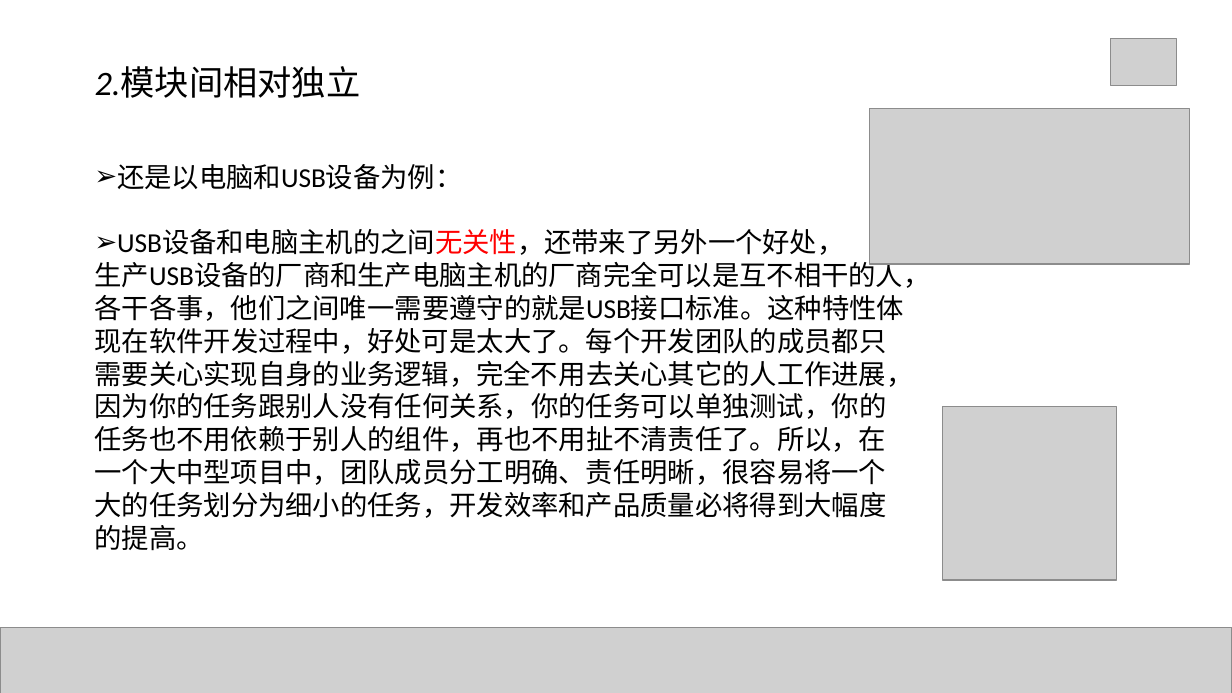
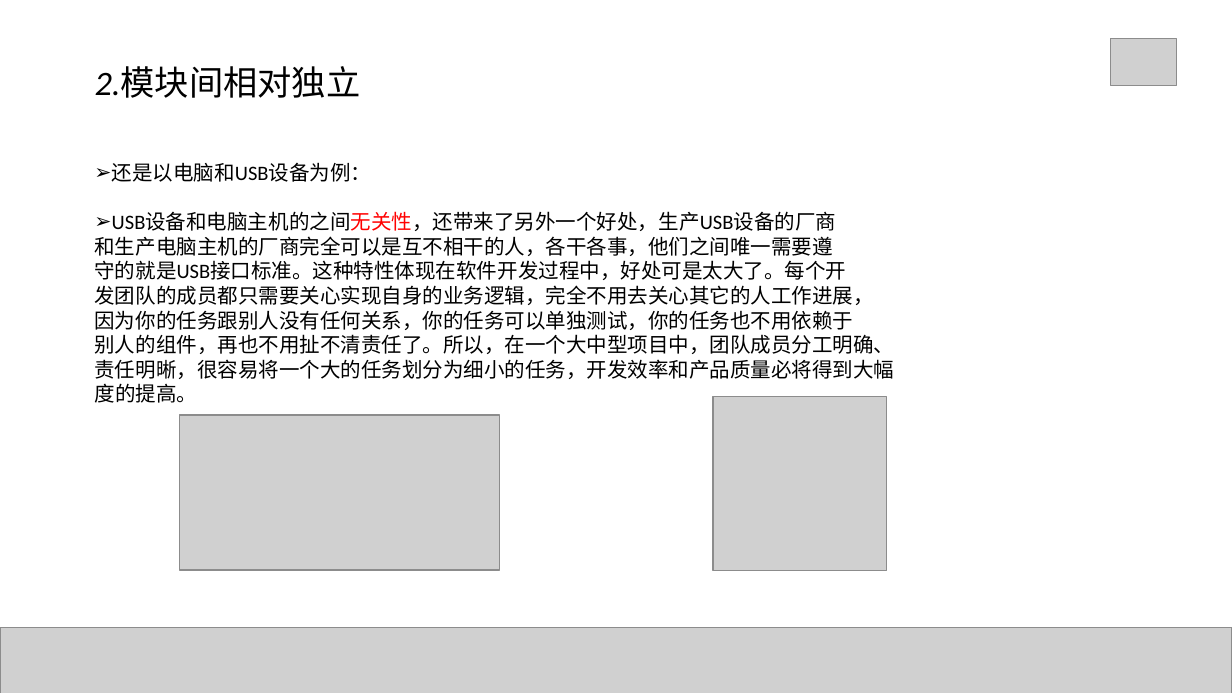
Before and after one commit to Mrchensama/DependenceInjection, a slide deck: slide 10 of 陈胡-依赖注入.pptx. Drawn at 1232x693 pixels with LibreOffice and Linux fonts; fonts in the diff are those of the drawing; grey boxes stand for pictures. Boxes give left, top, right and bottom in pixels: in the first picture for what was removed or moved away, otherwise in the second. Text is boxed around its words. In the diff, an @@ line names an element or a change of style, - is before the commit and + after.

```diff
--- a/陈胡-依赖注入.pptx
+++ b/陈胡-依赖注入.pptx
@@ text at bbox=[112, 162, 372, 182]: size 16 to 12 pt in "还是以电脑和USB设备为例：" @@
@@ text at bbox=[94, 212, 894, 403]: text changed; size 16 to 12 pt @@
-➢ USB设备和电脑主机的之间无关性，还带来了另外一个好处，
-生产USB设备的厂商和生产电脑主机的厂商完全可以是互不相干的人，各干各事，他们之间唯一需要遵守的就是USB接口标准。这种特性体现在软件开发过程中，好处可是太大了。每个开发团队的成员都只需要关心实现自身的业务逻辑，完全不用去关心其它的人工作进展，因为你的任务跟别人没有任何关系，你的任务可以单独测试，你的任务也不用依赖于别人的组件，再也不用扯不清责任了。所以，在一个大中型项目中，团队成员分工明确、责任明晰，很容易将一个大的任务划分为细小的任务，开发效率和产品质量必将得到大幅度的提高。
+➢ USB设备和电脑主机的之间无关性，还带来了另外一个好处，生产USB设备的厂商
+和生产电脑主机的厂商完全可以是互不相干的人，各干各事，他们之间唯一需要遵
+守的就是USB接口标准。这种特性体现在软件开发过程中，好处可是太大了。每个开
+发团队的成员都只需要关心实现自身的业务逻辑，完全不用去关心其它的人工作进展，
+因为你的任务跟别人没有任何关系，你的任务可以单独测试，你的任务也不用依赖于
+别人的组件，再也不用扯不清责任了。所以，在一个大中型项目中，团队成员分工明确、责任明晰，很容易将一个大的任务划分为细小的任务，开发效率和产品质量必将得到大幅度的提高。
@@ picture: place and size @@
-picture at bbox=[870, 108, 1190, 264]
+picture at bbox=[180, 415, 500, 570]
@@ picture: place and size @@
-picture at bbox=[942, 407, 1116, 580]
+picture at bbox=[713, 397, 887, 570]
```
Also in this commit, not shown: 14 other slides changed, 8 slides added, 2 slides removed, 5 other files.
